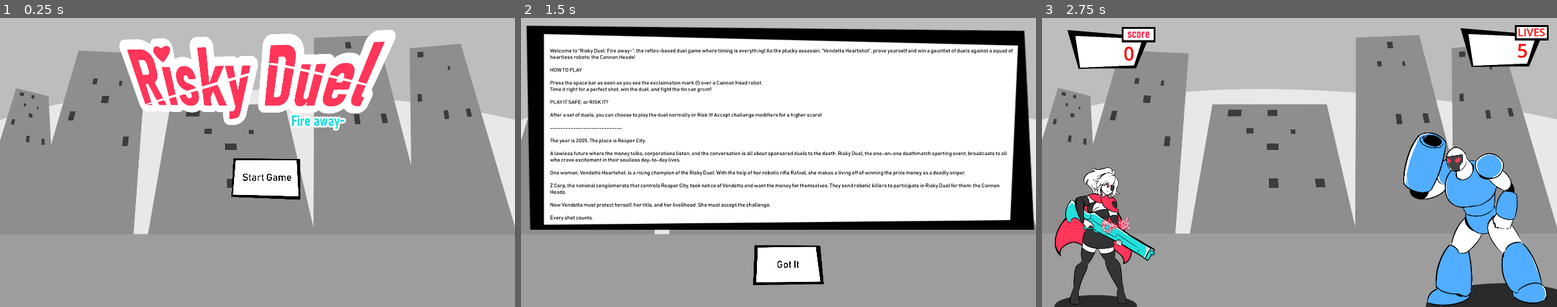
Above: before the commit, frames 1-3 (left to right).
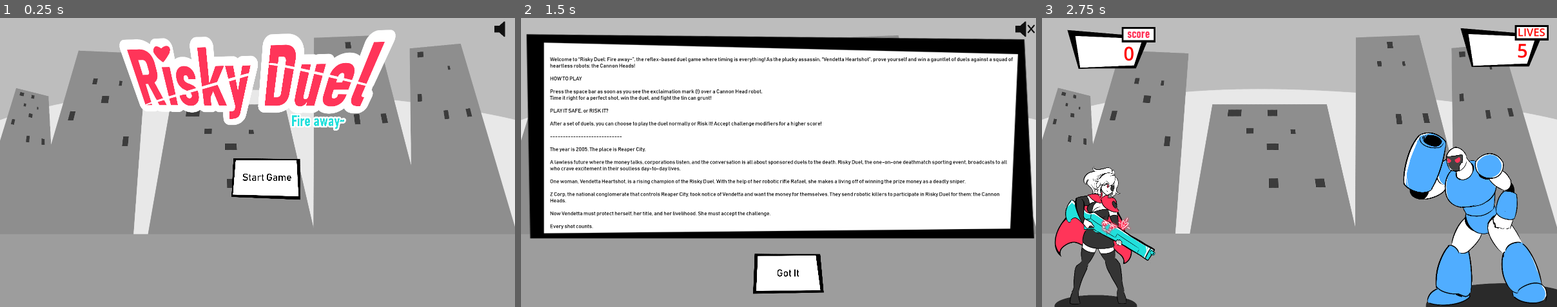
Above: after the commit, the same moments.

Repository: LaceSpades/Brackeys-2025.2
Game: Godot game, scene res://scenes/main_menu.tscn
Same seed, same stepped clock (60 frames per second), same inputs: the game is played once before the commit and once after it.
Inputs (mouse positions are in pixels of both pictures, inside the frame that each line leads up to):
- Up to frame 1 (0.25 s): no input
- Up to frame 2 (1.5 s): click (1025, 29) at 0.52 s; click "Start Game" at 1.25 s
- Up to frame 3 (2.75 s): click "Got It" at 2 s

The runs differ from the first frame. In frame 1, less than 0.1% of the frame differs, in the area x 95-99%, y 1-7%; in frame 2, 22%, in the area x 1-100%, y 1-96%; in frame 3, nothing differs.

Commit message:
Add mute toggle

Diff:
--- a/scenes/intro_screen.tscn
+++ b/scenes/intro_screen.tscn
@@ -8,6 +8,7 @@
 [ext_resource type="Texture2D" uid="uid://b3i7jnso2tfkq" path="res://assets/sprites/button_texture.png" id="7_14uot"]
 [ext_resource type="PackedScene" uid="uid://cixqhdk68uam" path="res://scenes/button_label.tscn" id="7_j5a1a"]
 [ext_resource type="FontFile" uid="uid://d037h3p8j5dke" path="res://assets/fonts/BAHNSCHRIFT.TTF" id="8_a7v8x"]
+[ext_resource type="PackedScene" uid="uid://djrmax3b8xifd" path="res://scenes/mute_button.tscn" id="9_a7v8x"]
 
 [node name="IntroMenu" type="Control"]
 layout_mode = 3
@@ -34,16 +35,16 @@
 autoplay = true
 
 [node name="Sprite2D" type="Sprite2D" parent="."]
-position = Vector2(968, 433.5)
+position = Vector2(968, 465.5)
 scale = Vector2(2.39792, 1.72115)
 texture = ExtResource("7_14uot")
 
 [node name="Label" type="Label" parent="."]
 layout_mode = 0
 offset_left = 108.0
-offset_top = 113.0
+offset_top = 145.0
 offset_right = 1848.0
-offset_bottom = 758.0
+offset_bottom = 790.0
 theme_override_colors/font_color = Color(0, 0, 0, 1)
 theme_override_fonts/font = ExtResource("8_a7v8x")
 theme_override_font_sizes/font_size = 20
@@ -76,9 +77,9 @@
 [node name="ContinueButton" parent="." instance=ExtResource("5_0qdbj")]
 layout_mode = 0
 offset_left = 844.0
-offset_top = 841.0
+offset_top = 873.0
 offset_right = 1804.0
-offset_bottom = 1361.0
+offset_bottom = 1393.0
 script = ExtResource("6_a7v8x")
 
 [node name="ButtonLabel" parent="ContinueButton" instance=ExtResource("7_j5a1a")]
@@ -89,4 +90,10 @@
 offset_bottom = 313.875
 text = "Got It"
 
+[node name="MuteButton" parent="." instance=ExtResource("9_a7v8x")]
+layout_mode = 0
+offset_left = 1839.0
+offset_right = 2344.0
+offset_bottom = 503.0
+
 [connection signal="pressed" from="ContinueButton" to="." method="_on_continue_button_pressed"]
--- a/scenes/main_menu.tscn
+++ b/scenes/main_menu.tscn
@@ -7,6 +7,7 @@
 [ext_resource type="Texture2D" uid="uid://ikstj3e3n3li" path="res://assets/sprites/Logo.png" id="6_rtw2f"]
 [ext_resource type="PackedScene" uid="uid://de0kxw2kl0fx" path="res://scenes/texture_button.tscn" id="7_jk1qb"]
 [ext_resource type="PackedScene" uid="uid://cixqhdk68uam" path="res://scenes/button_label.tscn" id="7_oa1go"]
+[ext_resource type="PackedScene" uid="uid://djrmax3b8xifd" path="res://scenes/mute_button.tscn" id="8_tbmy8"]
 
 [node name="MainMenu" type="Control"]
 layout_mode = 3
@@ -53,4 +54,11 @@
 offset_bottom = 304.5
 text = "Start Game"
 
+[node name="MuteButton" parent="." instance=ExtResource("8_tbmy8")]
+layout_mode = 0
+offset_left = 1839.0
+offset_right = 2344.0
+offset_bottom = 503.0
+
 [connection signal="pressed" from="StartButton" to="." method="_on_start_button_pressed"]
+[connection signal="ready" from="MuteButton" to="." method="_on_mute_button_ready"]
--- /dev/null
+++ b/scenes/mute_button.tscn
@@ -0,0 +1,12 @@
+[gd_scene load_steps=3 format=3 uid="uid://djrmax3b8xifd"]
+
+[ext_resource type="Texture2D" uid="uid://bmaydco4bopq5" path="res://assets/sprites/muted.png" id="1_8iw6p"]
+[ext_resource type="Script" uid="uid://d0qp5c766caae" path="res://scripts/mute_button.gd" id="2_rh6m2"]
+
+[node name="MuteButton" type="TextureButton"]
+scale = Vector2(0.16, 0.16)
+texture_normal = ExtResource("1_8iw6p")
+script = ExtResource("2_rh6m2")
+
+[connection signal="pressed" from="." to="." method="_on_pressed"]
+[connection signal="ready" from="." to="." method="_on_ready"]
--- a/scenes/risk_it_menu.tscn
+++ b/scenes/risk_it_menu.tscn
@@ -12,6 +12,7 @@
 [ext_resource type="Texture2D" uid="uid://b3i7jnso2tfkq" path="res://assets/sprites/button_texture.png" id="10_g6om0"]
 [ext_resource type="FontFile" uid="uid://d037h3p8j5dke" path="res://assets/fonts/BAHNSCHRIFT.TTF" id="11_grn0u"]
 [ext_resource type="PackedScene" uid="uid://cvw346q22gacu" path="res://scenes/score_modifier.tscn" id="12_t8vm4"]
+[ext_resource type="PackedScene" uid="uid://djrmax3b8xifd" path="res://scenes/mute_button.tscn" id="13_g6om0"]
 
 [sub_resource type="LabelSettings" id="LabelSettings_ir72k"]
 font_size = 70
@@ -189,6 +190,12 @@
 horizontal_alignment = 1
 vertical_alignment = 1
 
+[node name="MuteButton" parent="." instance=ExtResource("13_g6om0")]
+layout_mode = 0
+offset_left = 1839.0
+offset_right = 2344.0
+offset_bottom = 503.0
+
 [connection signal="timeout" from="DisplayTimer" to="." method="_on_display_timer_timeout"]
 [connection signal="pressed" from="RetireButton" to="." method="_on_retire_pressed"]
 [connection signal="pressed" from="RiskItButton" to="." method="_on_risk_it_pressed"]
--- a/scripts/globals.gd
+++ b/scripts/globals.gd
@@ -1,6 +1,7 @@
 extends Node
 
 var introduced = false;
+var muted = false;
 var score = 0;
 var score_modifier = 1;
 const DEFAULT_PLAYER_LIVES = 5;
--- /dev/null
+++ b/scripts/mute_button.gd
@@ -0,0 +1,11 @@
+extends TextureButton
+
+func _on_pressed() -> void:
+	self.texture_normal = load("res://assets/sprites/muted.png") if not Globals.muted else load("res://assets/sprites/unmuted.png")
+	Globals.muted = !Globals.muted
+	AudioServer.set_bus_mute(AudioServer.get_bus_index("Master"), Globals.muted)
+
+
+
+func _on_ready() -> void:
+	self.texture_normal = load("res://assets/sprites/muted.png") if Globals.muted else load("res://assets/sprites/unmuted.png")
Binary file added: assets/sprites/muted.png
Not shown, added: assets/sprites/muted.png.import
Binary file added: assets/sprites/unmuted.png
Not shown, added: assets/sprites/unmuted.png.import
Not shown: 1 places in scenes/intro_screen.tscn that only renumber resources
Not shown: 1 places in scenes/main_menu.tscn that only renumber resources
Not shown: 1 places in scenes/risk_it_menu.tscn that only renumber resources
Not shown, added: scripts/mute_button.gd.uid
